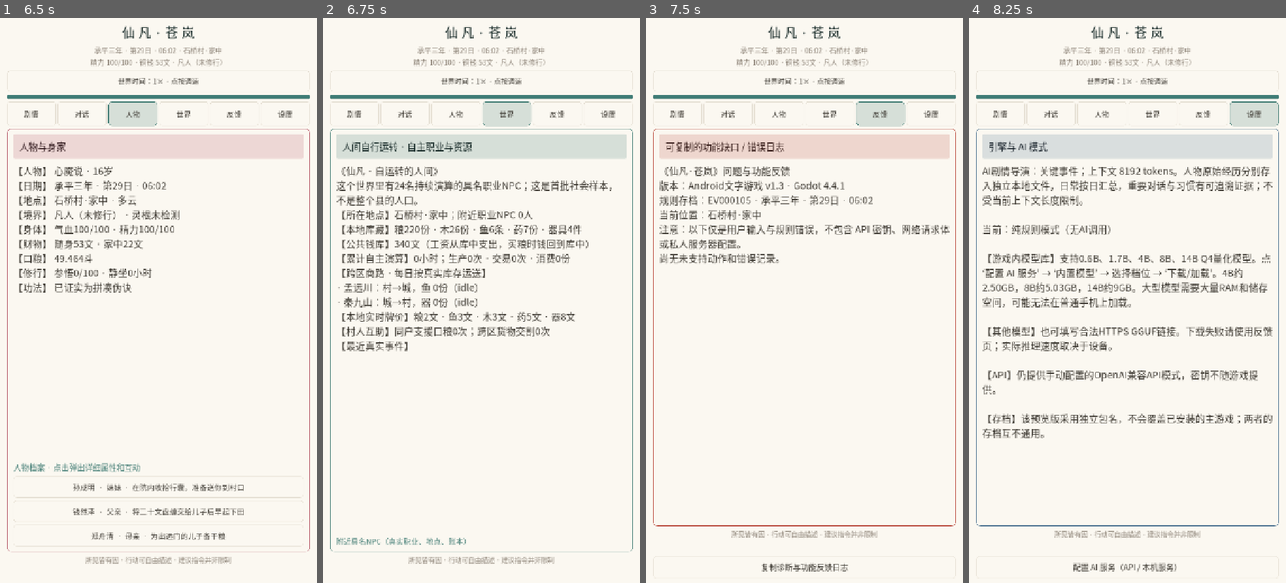
Above: before the commit, frames 1-4 (left to right).
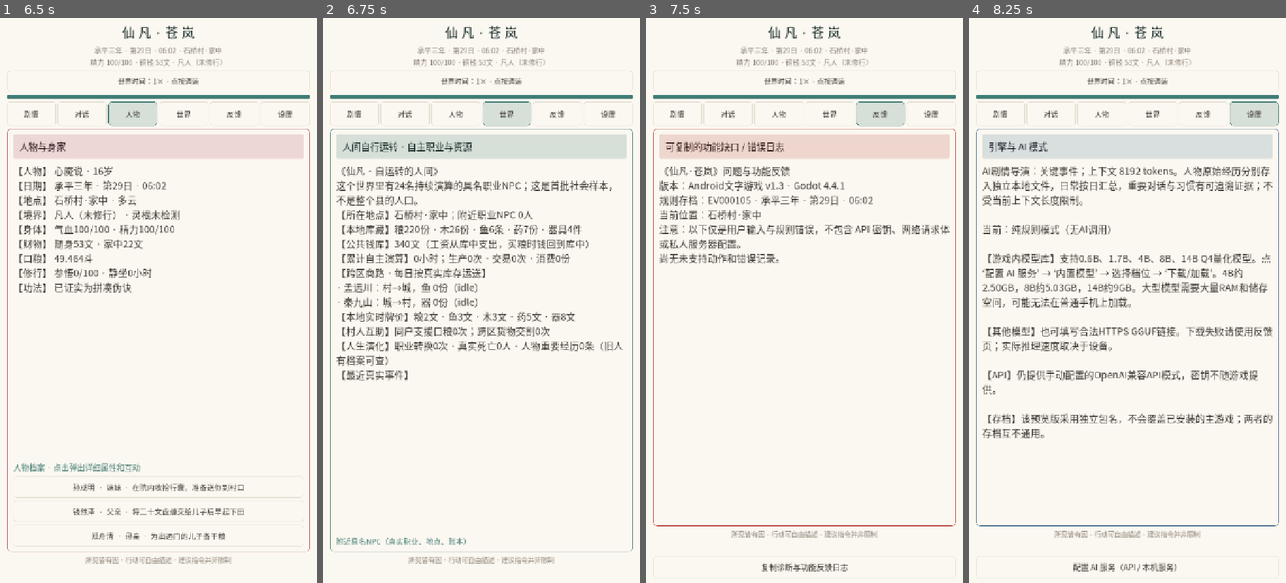
Above: after the commit, the same moments.

Repository: 160701541-cell/xinyanshuo
Game: Godot game, scene res://main.tscn
The game is run twice, just before and just after one commit, with the same random seed, the same clock (stepped at 60 frames per second) and the same inputs.
Inputs (mouse positions are in pixels of both pictures, inside the frame that each line leads up to):
- Up to frame 1 (6.5 s): click (133, 566) at 0.52 s; type "12" at 0.6 s; click "世界时间：1× · 点按调速" at 1.25 s; click "世界时间：5× · 点按调速" at 2 s; click "世界时间：20× · 点按调速" at 2.75 s; click "世界时间：暂停 · 点按调速" at 3.5 s; click "剧情" at 4.25 s; click "对话" at 5 s; click "人物" at 5.75 s
- Up to frame 2 (6.75 s): click "世界" at 6.5 s
- Up to frame 3 (7.5 s): click "反馈" at 7.25 s
- Up to frame 4 (8.25 s): click "设置" at 8 s

Frame 1 is identical in both runs. In frame 2, 1.1% of the frame differs, in the area x 4-95%, y 57-65%; in frame 3, less than 0.1%; in frame 4, less than 0.1%.

Commit message:
feat(life): deterministic aging, apprenticeships, vocational mastery, death records and conserved household inheritance

Diff:
--- a/projects/xianfan-living-world/android-text/scripts/society_sim.gd
+++ b/projects/xianfan-living-world/android-text/scripts/society_sim.gd
@@ -83,11 +83,11 @@
         var members: Array=society["households"][household]
         for needy_name in members:
             var needy: Dictionary=agents[needy_name]
-            if int(needy.get("rations",0))>=1: continue
+            if not bool(needy.get("alive",true)) or int(needy.get("rations",0))>=1: continue
             for donor_name in members:
                 if str(donor_name)==str(needy_name): continue
                 var donor: Dictionary=agents[donor_name]
-                if int(donor["rations"])>=2:
+                if bool(donor.get("alive",true)) and int(donor["rations"])>=2:
                     donor["rations"]=int(donor["rations"])-1
                     needy["rations"]=int(needy["rations"])+1
                     society["family_support_count"]=int(society["family_support_count"])+1
@@ -99,6 +99,7 @@
     for trip in society.get("caravans",[]):
         var convoy: Dictionary=trip
         if str(convoy["state"])!="idle": continue
+        if not bool(society["agents"][str(convoy["agent"])].get("alive",true)): continue
         var from_region: Dictionary=society["regions"][str(convoy["from"])]
         var to_region: Dictionary=society["regions"][str(convoy["to"])]
         var good:=str(convoy["good"])
@@ -182,6 +183,137 @@
     return false
 
 
+# Long-running NPC biography: objective training, career changes and mortality.
+# All transitions are deterministic; no LLM narration can alter possessions.
+static func _life_defaults(society: Dictionary) -> void:
+    if not society.has("chronicle"): society["chronicle"]=[]
+    if not society.has("deaths"): society["deaths"]=0
+    if not society.has("career_changes"): society["career_changes"]=0
+    if not society.has("births"): society["births"]=0
+    for name in society["agents"]:
+        var npc: Dictionary=society["agents"][name]
+        if not npc.has("alive"): npc["alive"]=true
+        if not npc.has("skills"): npc["skills"]={str(npc.get("job","学徒")):int(npc.get("work_done",0))}
+        if not npc.has("biography"): npc["biography"]=[]
+        if not npc.has("age_anchor_day"):
+            npc["age_anchor_day"]=int(int(npc.get("last_hour",0))/24)+1
+        if not npc.has("life_span"):
+            var numeric:=int(str(npc.get("id","0")).hash() & 0x7fffffff)
+            npc["life_span"]=73+numeric%17
+        if not npc.has("mentor"): npc["mentor"]=""
+        if not npc.has("training"):
+            npc["training"]=0
+
+static func _milestone(society: Dictionary, npc: Dictionary, hour: int, category: String, detail: String) -> void:
+    var record: Dictionary={"uid":"LIFE-"+str(npc["id"])+"-"+str(hour)+"-"+category,
+        "day":int(hour/24)+1,"hour":hour%24,"npc":str(npc["name"]),
+        "category":category,"detail":detail}
+    var archive: Array=society.get("chronicle",[])
+    archive.append(record)
+    society["chronicle"]=archive
+    var persona_log: Array=npc.get("biography",[])
+    persona_log.append(record.duplicate(true))
+    npc["biography"]=persona_log
+    _event(society,hour,str(npc["name"]),detail)
+
+static func _mentor_for(society: Dictionary, student: Dictionary) -> String:
+    var candidates: Array[String]=[]
+    for other_name in society["agents"]:
+        var mentor: Dictionary=society["agents"][other_name]
+        if str(mentor["id"])==str(student["id"]): continue
+        if not bool(mentor.get("alive",true)): continue
+        if str(mentor["origin"])!=str(student["origin"]): continue
+        if str(mentor["job"])!="匠人": continue
+        if int(mentor.get("skills",{}).get("匠人",0))<3: continue
+        candidates.append(str(other_name))
+    candidates.sort()
+    return candidates[0] if not candidates.is_empty() else ""
+
+static func _skill_work(society: Dictionary, npc: Dictionary, hour: int) -> void:
+    if not bool(npc.get("alive",true)): return
+    var job:=str(npc["job"])
+    var skills: Dictionary=npc.get("skills",{})
+    if job=="学徒":
+        var mentor_name:=_mentor_for(society,npc)
+        if mentor_name.is_empty():
+            npc["activity"]="本地尚无愿意教工艺的合格师傅，继续自学"
+            return
+        npc["mentor"]=mentor_name
+        var mentor: Dictionary=society["agents"][mentor_name]
+        if str(mentor.get("place",""))!=str(npc.get("place","")):
+            npc["activity"]="在工坊等师傅，整理器具"
+            return
+        # Learning costs time, requires a co-located trained craftsperson,
+        # and is distinct from inventing completed goods from a speech turn.
+        npc["training"]=int(npc["training"])+1
+        skills["匠人"]=int(skills.get("匠人",0))+1
+        if int(npc["training"])==1:
+            _milestone(society,npc,hour,"拜师","跟随%s在同一个工坊里开始学习木作。" % mentor_name)
+        elif int(npc["training"])>=24:
+            npc["job"]="匠人"
+            npc["wish"]="以手艺养活自己，不再只做学徒"
+            society["career_changes"]=int(society["career_changes"])+1
+            _milestone(society,npc,hour,"出师","师从%s累计24次真实工时，已出师成为匠人。" % mentor_name)
+    else:
+        skills[job]=int(skills.get(job,0))+1
+        if int(skills[job])==20:
+            _milestone(society,npc,hour,"技艺","经过20次实际工作，%s的%s技艺变得熟练。" % [str(npc["name"]),job])
+    npc["skills"]=skills
+
+static func _retire_person(society: Dictionary, npc: Dictionary, hour: int, reason: String) -> void:
+    if not bool(npc.get("alive",true)): return
+    npc["alive"]=false
+    npc["death_day"]=int(hour/24)+1
+    npc["health"]=0
+    npc["place"]="故人名录"
+    npc["activity"]="已故（%s）" % reason
+    npc["wish"]=""
+    var assets:=int(npc["coins"])
+    var foods:=int(npc["rations"])
+    var receiver: String=""
+    for peer in society.get("households",{}).get(str(npc.get("household","")),[]):
+        if str(peer)==str(npc["name"]): continue
+        var person: Dictionary=society["agents"].get(str(peer),{})
+        if not person.is_empty() and bool(person.get("alive",true)):
+            receiver=str(peer)
+            break
+    if not receiver.is_empty():
+        var heir: Dictionary=society["agents"][receiver]
+        heir["coins"]=int(heir["coins"])+assets
+        heir["rations"]=int(heir["rations"])+foods
+    else:
+        var region: Dictionary=society["regions"][_zone(str(npc["origin"]))]
+        region["treasury"]=int(region["treasury"])+assets
+        region["stock"]["粮"]=int(region["stock"]["粮"])+foods
+    npc["coins"]=0
+    npc["rations"]=0
+    society["deaths"]=int(society["deaths"])+1
+    _milestone(society,npc,hour,"死亡","%s因%s离世，遗留%d文与%d份口粮%s。" % [
+        str(npc["name"]),reason,assets,foods,
+        "交由同户%s继承" % receiver if not receiver.is_empty() else "归还当地公共库"])
+    # This milestone retains identity and NPC ID in a permanent biography;
+    # the actor does not reappear as a working NPC after death.
+
+static func _daily_lifecycle(society: Dictionary, hour: int) -> void:
+    var day:=int(hour/24)+1
+    _life_defaults(society)
+    for name in society["agents"]:
+        var npc: Dictionary=society["agents"][name]
+        if not bool(npc.get("alive",true)): continue
+        if int(npc["health"])<=0:
+            _retire_person(society,npc,hour,"长期饥饿或疾病")
+            continue
+        var anchor:=int(npc.get("age_anchor_day",day))
+        if day-anchor>=360:
+            npc["age"]=int(npc["age"])+1
+            npc["age_anchor_day"]=anchor+360
+            if int(npc["age"])%10==0:
+                _milestone(society,npc,hour,"生辰","年满%d岁；如今以%s为生。" % [int(npc["age"]),str(npc["job"])])
+        if day%30==0 and int(npc["age"])>=67:
+            npc["health"]=maxi(0,int(npc["health"])-3)
+        if int(npc["age"])>=int(npc["life_span"]) or int(npc["health"])<=0:
+            _retire_person(society,npc,hour,"寿终" if int(npc["health"])>0 else "疾病")
+
 static func _zone(affiliation: String) -> String:
     return "村" if affiliation=="石桥村" else "城"
 
@@ -220,6 +352,7 @@
         }
         idx+=1
     _prepare_social(society)
+    _life_defaults(society)
     return society
 
 static func valid(society: Dictionary) -> bool:
@@ -240,6 +373,11 @@
         var npc: Dictionary=agent
         if int(npc.get("coins",-1))<0 or int(npc.get("rations",-1))<0: return false
         if int(npc.get("health",-1))<0 or int(npc.get("energy",-1))<0: return false
+        if npc.has("skills"):
+            for skill in npc["skills"].values():
+                if int(skill)<0: return false
+        if int(npc.get("age",0))<0: return false
+        if not bool(npc.get("alive",true)) and int(npc["coins"])!=0: return false
     for shipment in society.get("caravans",[]):
         if not shipment is Dictionary: return false
         if int(shipment.get("qty",0))<0: return false
@@ -373,6 +511,7 @@
 
 static func _hour_step(society: Dictionary, absolute_hour: int) -> void:
     _prepare_social(society)
+    _life_defaults(society)
     var hour:=absolute_hour%24
     _return_caravans(society,absolute_hour)
     _arrive_caravans(society,absolute_hour)
@@ -387,6 +526,9 @@
         var area:=_zone(str(person["origin"]))
         var region: Dictionary=society["regions"][area]
         var job:=str(person["job"])
+        if not bool(person.get("alive",true)):
+            person["last_hour"]=absolute_hour
+            continue
         if hour<6 or hour>=21:
             person["place"]=str(person["home"])
             person["activity"]="在家睡觉"
@@ -405,6 +547,7 @@
             person["energy"]=maxi(0,int(person["energy"])-1)
             if hour in [9,15] and int(person["energy"])>=6:
                 _produce(society,person,region,absolute_hour)
+                _skill_work(society,person,absolute_hour)
         elif hour in [19,20]:
             person["place"]=str(person["home"])
             person["activity"]="走亲访友" if hour==19 else "休闲学习"
@@ -447,6 +590,7 @@
         elif _caravan_position(society,person,absolute_hour):
             pass
     if hour==19: _family_support(society,absolute_hour)
+    if hour==20: _daily_lifecycle(society,absolute_hour)
     society["total_steps"]=int(society["total_steps"])+1
     # Keep a rolling 30-day summary; hourly events remain bounded.
     var days: Dictionary=society.get("daily",{})
@@ -472,7 +616,7 @@
     var result: Array[Dictionary]=[]
     for name in society.get("agents",{}):
         var npc: Dictionary=society["agents"][name]
-        if str(npc["place"])==place: result.append(npc.duplicate(true))
+        if bool(npc.get("alive",true)) and str(npc["place"])==place: result.append(npc.duplicate(true))
     return result
 
 static func report(society: Dictionary, current_place: String) -> String:
@@ -510,6 +654,9 @@
         regional_price(society,region,"器")])
     lines.append("【村人互助】同户支援口粮%d次；跨区货物交割%d次" % [
         int(society.get("family_support_count",0)),int(society.get("caravan_trades",0))])
+    lines.append("【人生演化】职业转换%d次 · 真实死亡%d人 · 人物重要经历%d条（旧人有档案可查）" % [
+        int(society.get("career_changes",0)),int(society.get("deaths",0)),
+        society.get("chronicle",[]).size()])
     lines.append("【最近真实事件】")
     var events: Array=society.get("events",[])
     for e in events.slice(-6):
